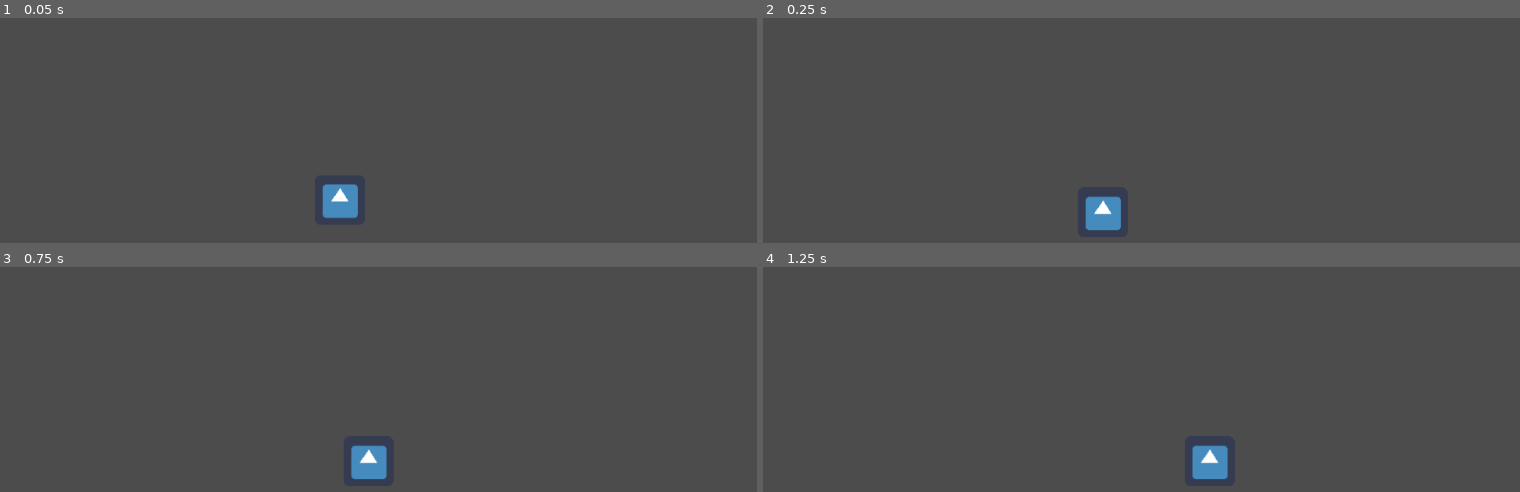
Above: before the commit, frames 1-4 (two rows, left to right).
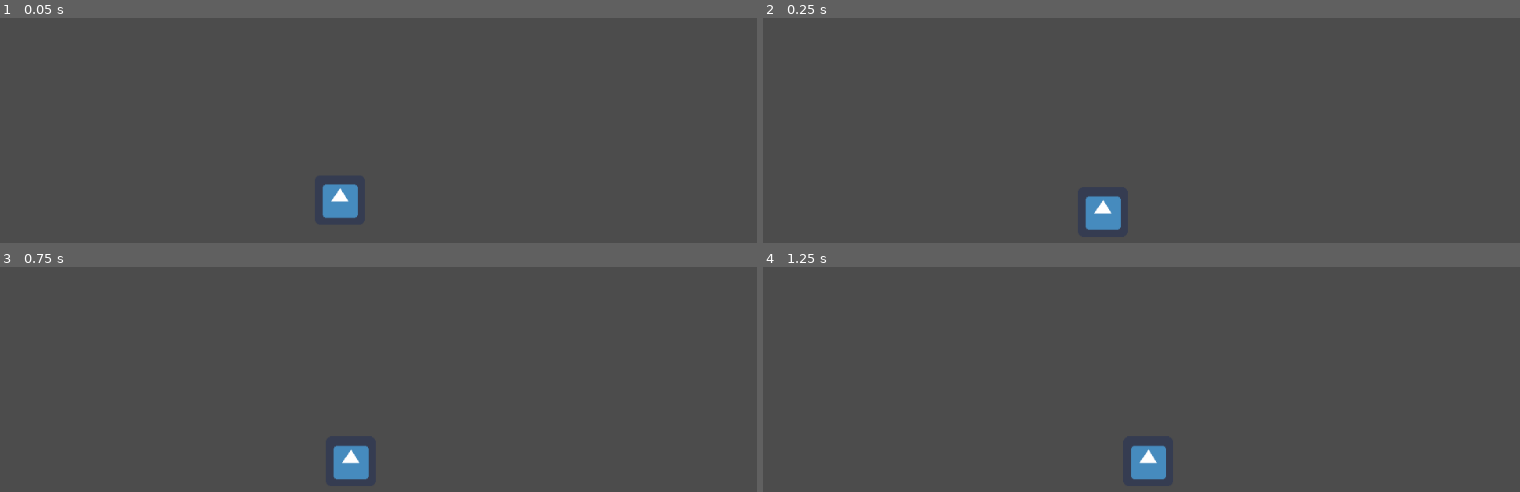
Above: after the commit, the same moments.

Repository: tischenkob/finite-state-machine
Game: Godot game, scene res://World.tscn
The game is run twice, just before and just after one commit, with the same random seed, the same clock (stepped at 60 frames per second) and the same inputs. The engine's default icon, where the game draws it, is replaced by a stand-in: a white triangle on a blue panel in a dark square.
Inputs:
- Up to frame 1 (0.05 s): no input
- Up to frame 2 (0.25 s): no input
- Up to frame 3 (0.75 s): tap Enter at 0.5 s; hold Right (ui_right) from 0.53 s (still down); hold Shift (dash) from 0.53 s (still down)
- Up to frame 4 (1.25 s): keep holding Right (ui_right); keep holding Shift (dash)

Frame 1 is identical in both runs. In frame 2, less than 0.1% of the frame differs, in the area x 42-48%, y 79-95%; in frame 3, 0.8%; in frame 4, 1.4%, in the area x 48-62%, y 79-95%.

Commit message:
added state change and improved logic

Diff:
--- a/concrete/Actions/Dash.gd
+++ b/concrete/Actions/Dash.gd
@@ -2,4 +2,4 @@
 
 func handle_input(event):
 	if event.is_action_pressed("dash"):
-		body.vel.x += 1000
+		body.velocity.x += body.direction * 1000
--- a/concrete/Actions/GravityPull.gd
+++ b/concrete/Actions/GravityPull.gd
@@ -1,4 +1,6 @@
 extends Action
 
+export var max_gravity_pull := 100
+
 func _update(delta) -> void:
-	body.vel.y += 10
+	body.velocity.y = move_toward(body.velocity.y, max_gravity_pull, 10)
--- a/concrete/Actions/Jump.gd
+++ b/concrete/Actions/Jump.gd
@@ -4,5 +4,4 @@
 
 func handle_input(event):
 	if event.is_action_pressed("ui_up"):
-		body.vel.y = -jump_strength
-		emit_signal("action_performed", "InAir")
+		body.velocity.y += -jump_strength
--- a/concrete/Actions/Walk.gd
+++ b/concrete/Actions/Walk.gd
@@ -1,7 +1,12 @@
 extends Action
 
 export(int) var speed := 200
+export(int) var acceleration := 50
+export(int) var friction := 10
 
 func _update(delta):
-	var dir = Input.get_action_strength("ui_right") - Input.get_action_strength("ui_left")
-	body.vel.x = dir * speed
+	var direction := Input.get_action_strength("ui_right") - Input.get_action_strength("ui_left")
+	body.direction = direction if not direction == 0 else body.direction
+	var step : float = acceleration if not direction == 0 else friction
+	var should_accelerate := not direction == sign(body.velocity.x) or abs(body.velocity.x) < speed
+	body.velocity.x = move_toward(body.velocity.x, direction * speed, step) if should_accelerate else body.velocity.x
--- a/concrete/Player.gd
+++ b/concrete/Player.gd
@@ -1,6 +1,13 @@
 extends KinematicBody2D
 
-var vel := Vector2.ZERO
+onready var state_machine := $PlayerStateMachine
+
+var velocity := Vector2.ZERO
+var direction := 1
 
 func _physics_process(delta):
-	move_and_slide(vel)
+	var collision := move_and_collide(velocity * delta)
+	if collision:
+		velocity = velocity.slide(collision.normal)
+	var next_state := "OnGround" if collision else "InAir"
+	state_machine._change_state(next_state)
